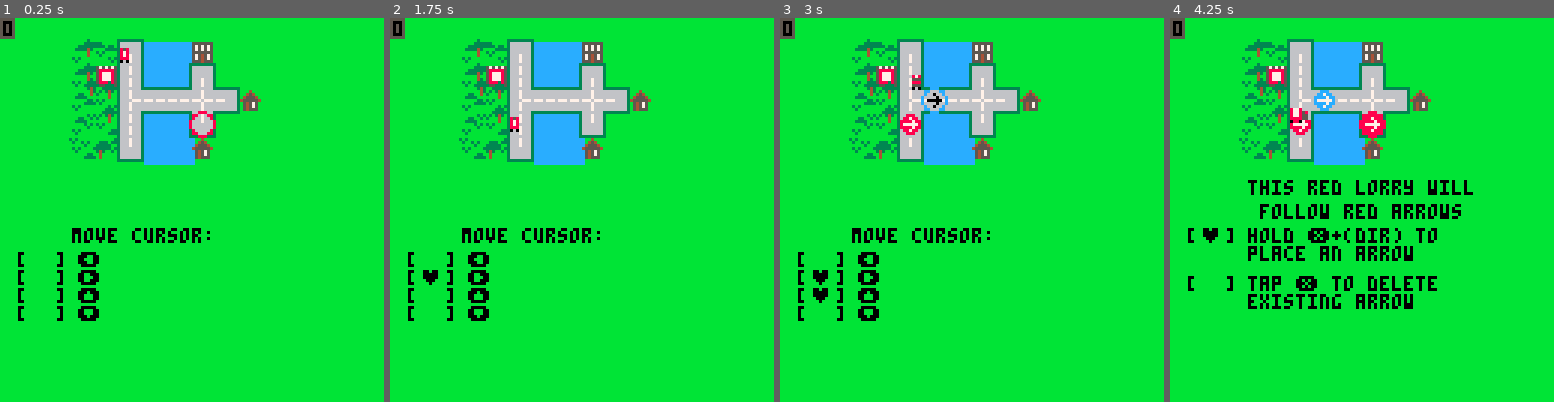
Above: before the commit, frames 1-4 (left to right).
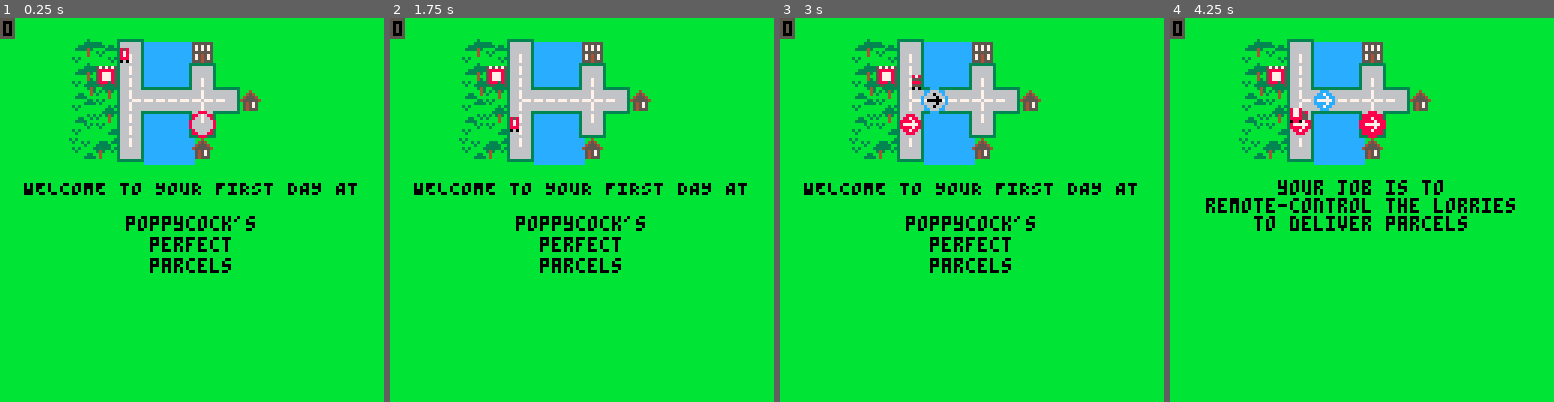
Above: after the commit, the same moments.

Repository: eddyashton/ld53
Game: PICO-8 cartridge delivery.p8
The game is run twice, just before and just after one commit, with the same random seed, the same clock (stepped at 60 frames per second) and the same inputs.
Inputs:
- Up to frame 1 (0.25 s): no input
- Up to frame 2 (1.75 s): tap X (X key) at 0.33, 1.07 s; tap O (Z key) at 0.7, 1.7 s; hold Right from 1.6 s (still down)
- Up to frame 3 (3 s): tap X (X key) at 1.85, 2.97 s; release Right at 2.1 s; tap O (Z key) at 2.1, 2.5, 2.9 s; hold Up 2.15-2.42 s; hold Right from 2.47 s (still down)
- Up to frame 4 (4.25 s): release Right at 3.03 s; hold Left 3.08-3.58 s; tap O (Z key) at 3.3, 3.7, 4.1 s; hold Down 3.63-3.97 s; hold Right from 4.02 s (still down); tap X (X key) at 4.08 s

The runs differ from the first frame. In frame 1, 3.8% of the frame differs, in the area x 4-93%, y 42-79%; in frame 2, 3.9%; in frame 3, 4.0%; in frame 4, 6.8%, in the area x 4-90%, y 42-76%.

Commit message:
Complete tutorial

Diff:
--- a/delivery.p8
+++ b/delivery.p8
@@ -239,7 +239,7 @@
   end
 
   function mark_tut_move(c)
-   if tutorial_state.moved_cursor then
+   if tutorial_state and tutorial_state.moved_cursor then
     tutorial_state.moved_cursor[c] = true
    end
   end
@@ -718,7 +718,7 @@
 -->8
 -- world map
 function get_next_order_time()
- if (tutorial_state.pause_depots) return nil
+ if (tutorial_state and tutorial_state.pause_depots) return nil
  return t() + 2--5 + rnd(10)
 end
 
@@ -915,13 +915,6 @@
   end
 end
 
-function mk_remover(k)
- return function() custom_draws[k] = nil end
-end
-
-function mk_delay_trigger(n)
- return function() return t() >= n end
-end
 
 function checkbox(check, s, x, y, c)
  local done = check()
@@ -931,22 +924,54 @@
 
 tutorial_events = {
   -- 0th step - welcome message
-  {nil, mk_printc("tut", "welcome to your first day!", 64,64, 0)},
+  {
+   nil,
+   function()
+    custom_draws["tut"] = function()
+     printc("WELCOME TO YOUR FIRST DAY AT", 64,56, 0)
+     printc("poppycock's", 64,68, 0)
+     printc("perfect", 64,75, 0)
+     printc("parcels", 64,82, 0)
+    end
+   end
+  },
+
+  {
+   function()
+    return t() > 4
+   end,
+   function()
+    custom_draws["tut"] = function()
+     printc("your job is to", 64,56, 0)
+     printc("remote-control the lorries", 64,62, 0)
+     printc("to deliver parcels", 64,68, 0)
+
+     if t() > 8 then
+      printc("(AND DON'T LET", 64,78, 0)
+      printc("ANYONE KNOW THEY'RE", 64,84, 0)
+      printc("NOT SELF-DRIVING)", 64,90, 0)
+     end
+     if t() > 12 then
+      printc("let's go through the basics", 64, 104, 0)
+     end
+    end
+   end
+  },
 
   -- 1st step, move cursor
   {
    function()
     tutorial_state.moved_cursor = {}
-    return t() > 0 --4 -- todo
+    return t() > 16
    end,
    function()
     custom_draws["tut"] = function()
-     print("move cursor:", 24, 70, 0)
+     print("move your rc cursor:", 24, 56, 0)
      local mc = tutorial_state.moved_cursor
-     checkbox(function() return mc and mc[⬅️] end, "⬅️", 26, 78,0)
-     checkbox(function() return mc and mc[➡️] end, "➡️", 26, 84,0)
-     checkbox(function() return mc and mc[⬆️] end, "⬆️", 26, 90,0)
-     checkbox(function() return mc and mc[⬇️] end, "⬇️", 26, 96,0)
+     checkbox(function() return mc and mc[⬅️] end, "⬅️", 32, 70,0)
+     checkbox(function() return mc and mc[➡️] end, "➡️", 32, 76,0)
+     checkbox(function() return mc and mc[⬆️] end, "⬆️", 32, 82,0)
+     checkbox(function() return mc and mc[⬇️] end, "⬇️", 32, 88,0)
 
      if mc and mc[⬅️] and mc[➡️] and mc[⬆️] and mc[⬇️] then
       tutorial_state.moved_cursor = nil
@@ -1009,7 +1034,27 @@
       printc("orders will now arrive", 64, 56)
       printc("at the depot", 64, 64)
       checkbox(function() return tutorial_state.collected end, "collect an order by\npassing the depot", 24,80, 0)
-      checkbox(function() return tutorial_state.delivered end, "deliver an order to\na window of the same colour", 24,96, 0)
+      checkbox(function() return tutorial_state.delivered end, "deliver an order to\na customer window\nof the same colour", 24,96, 0)
+     end
+    end
+  },
+
+  -- 5th step, rules
+  {
+    function()
+     if tutorial_state.collected and tutorial_state.delivered then
+      return true
+     end
+    end,
+    function()
+     custom_draws["tut"] = function()
+      printc("looking good! now try a real", 64, 56)
+      printc("level from the pause menu", 64, 64)
+
+      print("be warned:", 10, 76)
+      print(" - depots and lorries will\n   get full", 10, 82)
+      print(" - full depots will earn\n   a strike", 10, 94)
+      print(" - 3 strikes and you're\n   fired!", 10, 106)
      end
     end
   },
